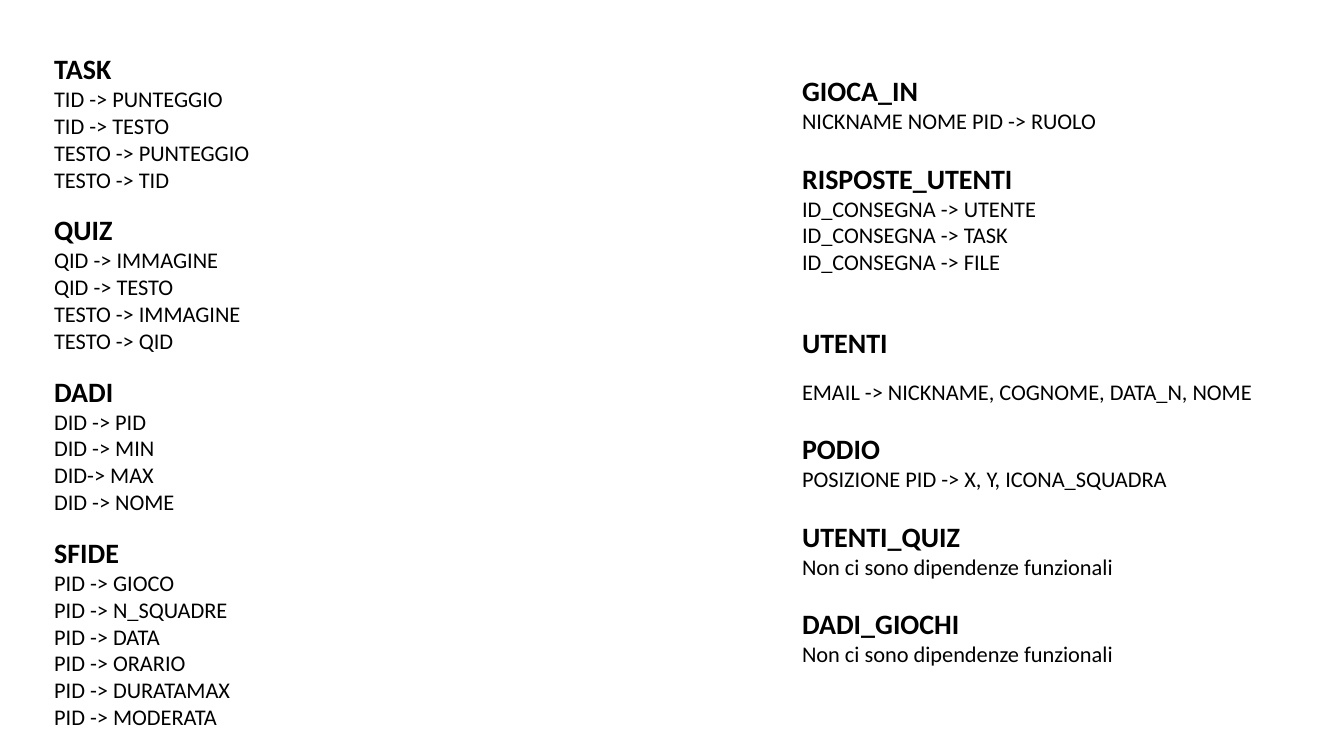
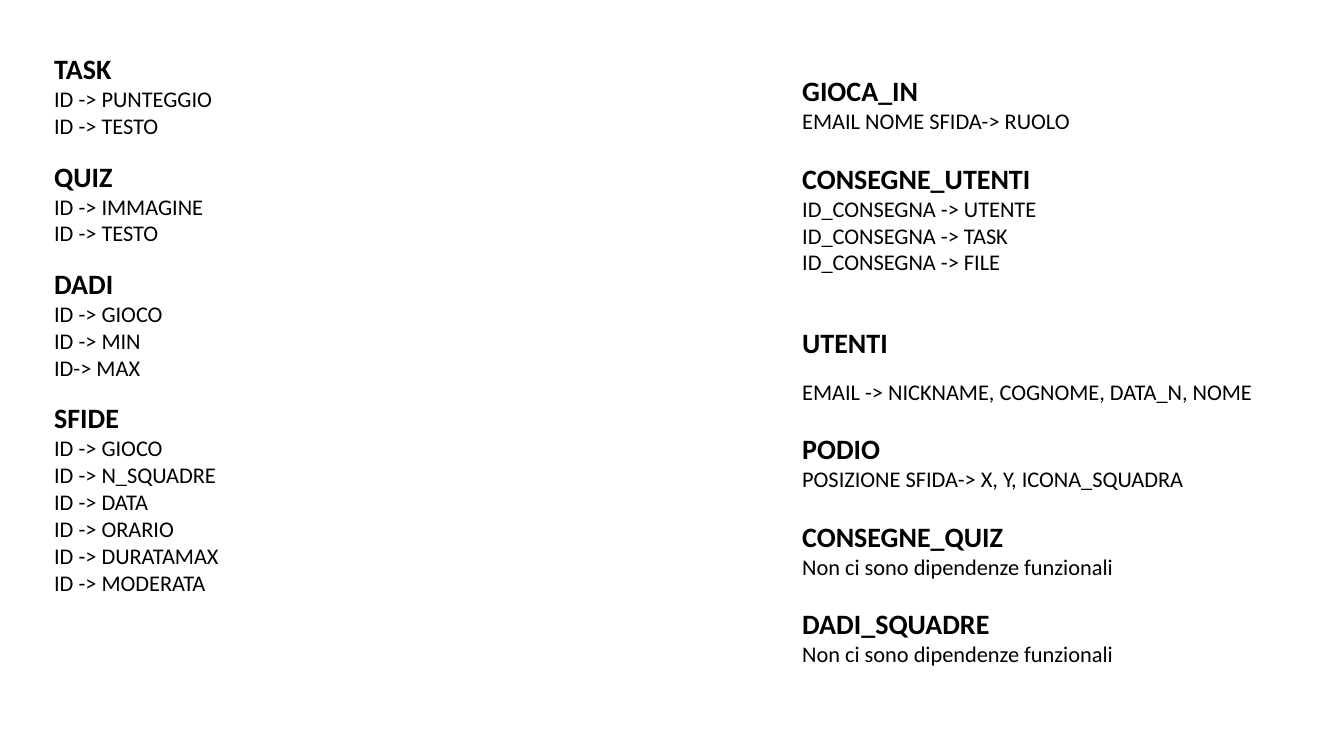
Before and after one commit to DavideGit-cs/BD_Progetto_Gruppo11, a slide deck: slide 10 of Vincoli_Domini_BDProgetto_finale.pptx. Drawn at 1344x756 pixels with LibreOffice and Linux fonts; fonts in the diff are those of the drawing. Boxes give left, top, right and bottom in pixels: in the first picture for what was removed or moved away, otherwise in the second. Text is boxed around its words. In the diff, an @@ line names an element or a change of style, - is before the commit and + after.

```diff
--- a/Vincoli_Domini_BDProgetto_finale.pptx
+++ b/Vincoli_Domini_BDProgetto_finale.pptx
@@ text at box(54, 92, 212, 134): text changed @@
-TID -> PUNTEGGIO
-TID -> TESTO
-TESTO -> PUNTEGGIO
-TESTO -> TID
+ID -> PUNTEGGIO
+ID -> TESTO
@@ text at box(802, 114, 1070, 129): text changed @@
-NICKNAME NOME PID -> RUOLO
-RISPOSTE_UTENTI
+EMAIL NOME SFIDA-> RUOLO
+CONSEGNE_UTENTI
@@ text at box(54, 200, 204, 241): text changed @@
-QID -> IMMAGINE
-QID -> TESTO
-TESTO -> IMMAGINE
-TESTO -> QID
+ID -> IMMAGINE
+ID -> TESTO
@@ text at box(54, 307, 163, 376): text changed @@
-DID -> PID
-DID -> MIN
-DID-> MAX
-DID -> NOME
+ID -> GIOCO
+ID -> MIN
+ID-> MAX
@@ text at box(54, 441, 219, 591): text changed @@
-PID -> GIOCO
-PID -> N_SQUADRE
-PID -> DATA
-PID -> ORARIO
-PID -> DURATAMAX
-PID -> MODERATA
+ID -> GIOCO
+ID -> N_SQUADRE
+ID -> DATA
+ID -> ORARIO
+ID -> DURATAMAX
+ID -> MODERATA
@@ text at box(802, 472, 1183, 551): text changed @@
-POSIZIONE PID -> X, Y, ICONA_SQUADRA
-UTENTI_QUIZ
+POSIZIONE SFIDA-> X, Y, ICONA_SQUADRA
+CONSEGNE_QUIZ
@@ text at box(802, 615, 989, 638): text changed @@
-DADI_GIOCHI
+DADI_SQUADRE
```
Also in this commit, not shown: 12 other slides changed, 3 slides added, 1 slide removed, 3 other files.
